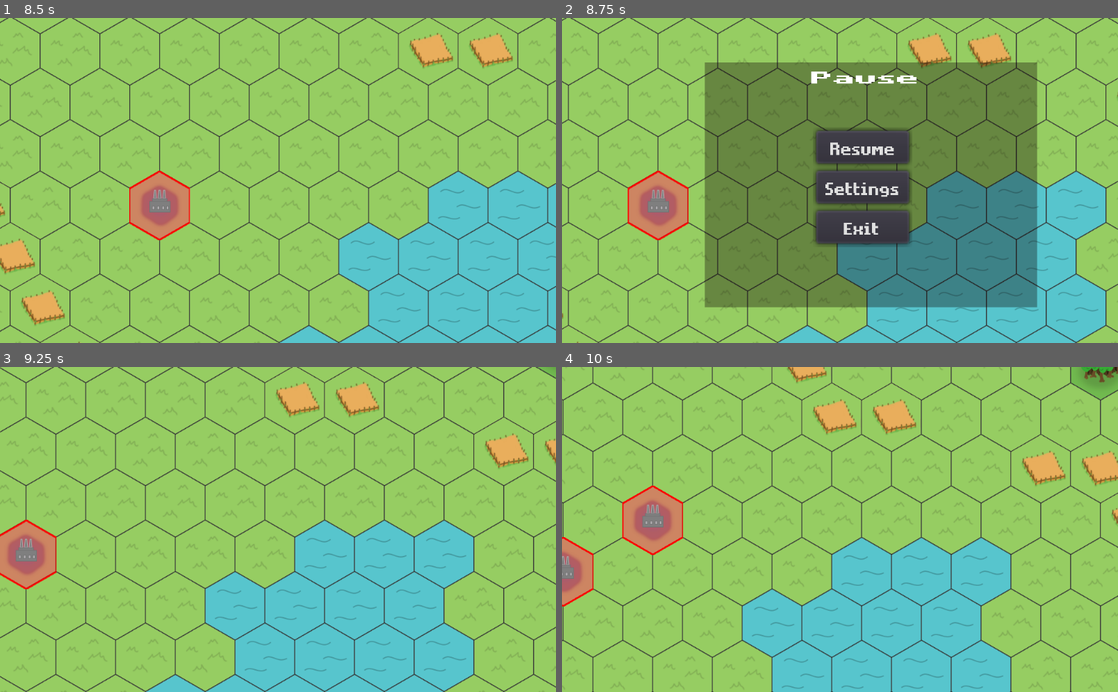
Above: before the commit, frames 1-4 (two rows, left to right).
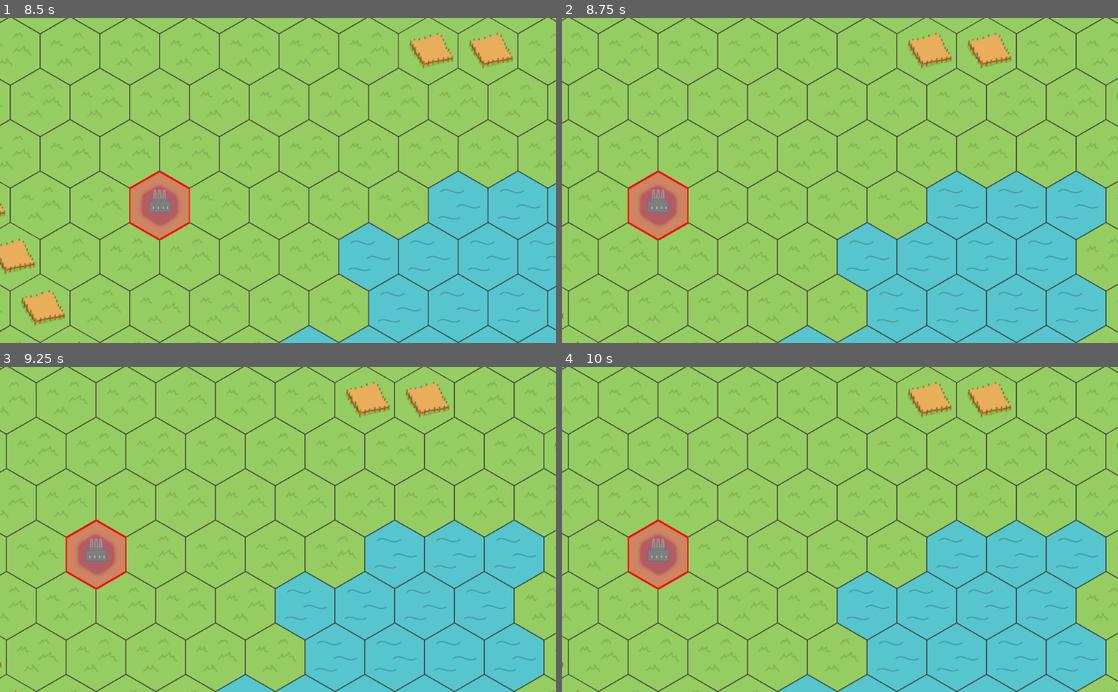
Above: after the commit, the same moments.

Repository: MichaelRRyan/green-industries
Game: Godot game, scene res://scenes/main_menu.tscn
Same seed, same stepped clock (60 frames per second), same inputs: the game is played once before the commit and once after it.
Inputs (mouse positions are in pixels of both pictures, inside the frame that each line leads up to):
- Up to frame 1 (8.5 s): click "Settings" at 0.5 s; click "Back" at 1.25 s; click "Play" at 2 s; click (300, 304) at 2.77 s; type "12" at 2.85 s; click "Join" at 3.5 s; click "Solo" at 4.25 s; tap Enter at 5 s; move the mouse to (400, 164) at 5.02 s; hold Right mouse button (place_power_plant) 5.03-5.75 s; click (400, 164) at 5.17 s; tap Shift (open, bound only after the commit) at 5.3, 6.8, 8.3 s; tap Space at 5.75 s; drag from (166, 196) to (250, 245) at 5.77 s; move the mouse to (333, 109) at 6.52 s; hold S (camera_down) 6.53-7.25 s; click (333, 109) at 6.67 s; drag from (250, 245) to (111, 131) at 7.27 s; move the mouse to (444, 229) at 8.02 s; hold D (camera_right) from 8.03 s (still down); click (444, 229) at 8.17 s
- Up to frame 2 (8.75 s): keep holding D (camera_right); tap Escape (paused) at 8.65 s
- Up to frame 3 (9.25 s): release D (camera_right) at 8.75 s; click (300, 497) at 8.75 s, where only the run before the commit has a clickable "Resume"
- Up to frame 4 (10 s): drag from (673, 480) to (756, 448) at 9.52 s

Frame 1 is identical in both runs. In frame 2, 45% of the frame differs, in the area x 25-86%, y 13-90%; in frame 3, 28%; in frame 4, 33%.

Commit message:
[RWM] Feat [QZ-30] pollution (#29)
* f

* ds

* MICHEAL HELP

* task 1 done

* more added

* all tasks done

* RWM task done

* [QZ-49] [rwm] task done

* test done

* s

* there

* sob

* sob2

* fixed ^^

Diff:
--- a/project.godot
+++ b/project.godot
@@ -53,6 +53,7 @@
 Network="*res://scripts/Server.gd"
 Utility="*res://scripts/utility.gd"
 TerrainData="*res://scripts/terrain_data.gd"
+Pollution="*res://scripts/pollution.gd"
 
 [editor_plugins]
 
@@ -160,6 +161,17 @@
 "events": [ Object(InputEventMouseButton,"resource_local_to_scene":false,"resource_name":"","device":0,"alt":false,"shi …(212 unchanged characters)…
  ]
 }
+pollution_level={
+"deadzone": 0.51,
+"events": [ Object(InputEventKey,"resource_local_to_scene":false,"resource_name":"","device":0,"alt":false,"shift":false,"control":false,"meta":false,"command":false,"pressed":false,"scancode":0,"physical_scancode":80,"unicode":0,"echo":false,"script":null)
+, Object(InputEventMouseButton,"resource_local_to_scene":false,"resource_name":"","device":0,"alt":false,"shift":false,"control":false,"meta":false,"command":false,"button_mask":0,"position":Vector2( 0, 0 ),"global_position":Vector2( 0, 0 ),"factor":1.0,"button_index":3,"pressed":false,"doubleclick":false,"script":null)
+ ]
+}
+open={
+"deadzone": 0.5,
+"events": [ Object(InputEventKey,"resource_local_to_scene":false,"resource_name":"","device":0,"alt":false,"shift":false,"control":false,"meta":false,"command":false,"pressed":false,"scancode":0,"physical_scancode":16777237,"unicode":0,"echo":false,"script":null)
+ ]
+}
 select_4={
 "deadzone": 0.5,
 "events": [ Object(InputEventKey,"resource_local_to_scene":false,"resource_name":"","device":0,"alt":false,"shift":false,"control":false,"meta":false,"command":false,"pressed":false,"scancode":52,"physical_scancode":0,"unicode":0,"echo":false,"script":null)
--- /dev/null
+++ b/scenes/Pollution.tscn
@@ -0,0 +1,195 @@
+[gd_scene load_steps=8 format=2]
+
+[ext_resource path="res://scripts/pollution.gd" type="Script" id=1]
+[ext_resource path="res://assets/font/matchup_pro.ttf" type="DynamicFontData" id=2]
+[ext_resource path="res://scripts/poll_average.gd" type="Script" id=3]
+
+[sub_resource type="DynamicFont" id=1]
+size = 100
+font_data = ExtResource( 2 )
+
+[sub_resource type="DynamicFont" id=2]
+size = 32
+font_data = ExtResource( 2 )
+
+[sub_resource type="DynamicFont" id=4]
+size = 32
+font_data = ExtResource( 2 )
+
+[sub_resource type="DynamicFont" id=3]
+size = 48
+font_data = ExtResource( 2 )
+
+[node name="Pollution" type="Control"]
+margin_left = -29.0
+margin_top = 8.0
+margin_right = -29.0
+margin_bottom = 8.0
+script = ExtResource( 1 )
+__meta__ = {
+"_edit_use_anchors_": false
+}
+
+[node name="back" type="Control" parent="."]
+margin_left = 327.0
+margin_top = 382.0
+margin_right = 367.0
+margin_bottom = 422.0
+script = ExtResource( 3 )
+__meta__ = {
+"_edit_use_anchors_": false
+}
+
+[node name="background" type="ColorRect" parent="back"]
+margin_left = -23.047
+margin_top = -311.342
+margin_right = 16.953
+margin_bottom = -271.342
+rect_scale = Vector2( 15.2952, 11.295 )
+color = Color( 1, 0.121569, 0.121569, 1 )
+__meta__ = {
+"_edit_use_anchors_": false
+}
+
+[node name="Label" type="Label" parent="back"]
+margin_left = 117.0
+margin_top = -309.0
+margin_right = 449.0
+margin_bottom = -229.0
+custom_fonts/font = SubResource( 1 )
+text = "Pollution"
+__meta__ = {
+"_edit_use_anchors_": false
+}
+
+[node name="tp" type="Label" parent="back"]
+margin_left = -1.0
+margin_top = -199.0
+margin_right = 175.0
+margin_bottom = -173.0
+custom_fonts/font = SubResource( 2 )
+text = "Tree_Pollution:"
+__meta__ = {
+"_edit_use_anchors_": false
+}
+
+[node name="tp2" type="Label" parent="back/tp"]
+margin_left = 181.0
+margin_top = 1.0
+margin_right = 221.0
+margin_bottom = 27.0
+custom_fonts/font = SubResource( 4 )
+text = "0"
+__meta__ = {
+"_edit_use_anchors_": false
+}
+
+[node name="PollutionTime" type="Timer" parent="back"]
+
+[node name="wp" type="Label" parent="back"]
+margin_left = 1.0
+margin_top = -165.0
+margin_right = 189.0
+margin_bottom = -139.0
+custom_fonts/font = SubResource( 2 )
+text = "Water_Pollution:"
+__meta__ = {
+"_edit_use_anchors_": false
+}
+
+[node name="wp2" type="Label" parent="back/wp"]
+margin_left = 190.0
+margin_top = 2.0
+margin_right = 230.0
+margin_bottom = 28.0
+custom_fonts/font = SubResource( 4 )
+text = "0%"
+__meta__ = {
+"_edit_use_anchors_": false
+}
+
+[node name="mp" type="Label" parent="back"]
+margin_left = -1.0
+margin_top = -129.0
+margin_right = 213.0
+margin_bottom = -103.0
+custom_fonts/font = SubResource( 2 )
+text = "Moutain_Pollution:"
+__meta__ = {
+"_edit_use_anchors_": false
+}
+
+[node name="mp2" type="Label" parent="back/mp"]
+margin_left = 216.0
+margin_top = 3.0
+margin_right = 256.0
+margin_bottom = 29.0
+custom_fonts/font = SubResource( 4 )
+text = "0%"
+__meta__ = {
+"_edit_use_anchors_": false
+}
+
+[node name="gp" type="Label" parent="back"]
+margin_left = -1.0
+margin_top = -95.0
+margin_right = 185.0
+margin_bottom = -69.0
+custom_fonts/font = SubResource( 2 )
+text = "Grass_Pollution:"
+__meta__ = {
+"_edit_use_anchors_": false
+}
+
+[node name="gp2" type="Label" parent="back/gp"]
+margin_left = 190.0
+margin_top = 2.0
+margin_right = 230.0
+margin_bottom = 28.0
+custom_fonts/font = SubResource( 4 )
+text = "0%"
+__meta__ = {
+"_edit_use_anchors_": false
+}
+
+[node name="op" type="Label" parent="back"]
+margin_right = 273.0
+margin_bottom = 38.0
+custom_fonts/font = SubResource( 3 )
+text = "Total_Pollution:"
+__meta__ = {
+"_edit_use_anchors_": false
+}
+
+[node name="pre" type="Label" parent="back/op"]
+margin_left = 287.0
+margin_top = 3.0
+margin_right = 463.0
+margin_bottom = 41.0
+custom_fonts/font = SubResource( 3 )
+text = " 0"
+__meta__ = {
+"_edit_use_anchors_": false
+}
+
+[node name="carbon" type="Label" parent="back"]
+margin_left = -2.0
+margin_top = -64.0
+margin_right = 186.0
+margin_bottom = -38.0
+custom_fonts/font = SubResource( 2 )
+text = "Carbon:"
+__meta__ = {
+"_edit_use_anchors_": false
+}
+
+[node name="c" type="Label" parent="back/carbon"]
+margin_left = 92.0
+margin_top = 1.0
+margin_right = 132.0
+margin_bottom = 27.0
+custom_fonts/font = SubResource( 4 )
+text = "0%"
+__meta__ = {
+"_edit_use_anchors_": false
+}
--- a/scenes/gameplay.tscn
+++ b/scenes/gameplay.tscn
@@ -8,6 +8,7 @@
 [ext_resource path="res://scenes/player_data.tscn" type="PackedScene" id=6]
 [ext_resource path="res://scripts/player_data_manager.gd" type="Script" id=7]
 [ext_resource path="res://scenes/tools/buy_tool.tscn" type="PackedScene" id=8]
+[ext_resource path="res://scenes/pollution_spreading.tscn" type="PackedScene" id=9]
 
 [node name="Gameplay" type="Node2D"]
 
@@ -33,6 +34,8 @@
 
 [node name="BuyTool" parent="Toolbelt" instance=ExtResource( 8 )]
 
+[node name="pollution_Spreading" parent="World/Terrain" instance=ExtResource( 9 )]
+
 [node name="Camera" parent="." instance=ExtResource( 5 )]
 limit_smoothed = false
 
--- a/scenes/pause_menu.tscn
+++ b/scenes/pause_menu.tscn
@@ -1,6 +1,7 @@
-[gd_scene load_steps=8 format=2]
+[gd_scene load_steps=9 format=2]
 
 [ext_resource path="res://scripts/pause_menu.gd" type="Script" id=1]
+[ext_resource path="res://scenes/pollution.tscn" type="PackedScene" id=2]
 [ext_resource path="res://assets/font/matchup_pro.ttf" type="DynamicFontData" id=3]
 [ext_resource path="res://scenes/settings_panel.tscn" type="PackedScene" id=4]
 
@@ -18,15 +19,23 @@
 
 [node name="PauseMenu" type="Control"]
 pause_mode = 2
-visible = false
-margin_right = 40.0
+margin_left = 4.0
+margin_right = 44.0
 margin_bottom = 40.0
 script = ExtResource( 1 )
 __meta__ = {
 "_edit_use_anchors_": false
 }
 
-[node name="OverLay" type="ColorRect" parent="."]
+[node name="Pause" type="Control" parent="."]
+visible = false
+margin_right = 40.0
+margin_bottom = 40.0
+__meta__ = {
+"_edit_use_anchors_": false
+}
+
+[node name="OverLay" type="ColorRect" parent="Pause"]
 margin_left = 262.953
 margin_top = 81.6577
 margin_right = 302.953
@@ -37,7 +46,7 @@
 "_edit_use_anchors_": false
 }
 
-[node name="ViewportContainer" type="ViewportContainer" parent="."]
+[node name="ViewportContainer" type="ViewportContainer" parent="Pause"]
 margin_left = 440.502
 margin_top = 48.4512
 margin_right = 480.502
@@ -47,11 +56,11 @@
 "_edit_use_anchors_": false
 }
 
-[node name="CenterContainer" type="CenterContainer" parent="ViewportContainer"]
+[node name="CenterContainer" type="CenterContainer" parent="Pause/ViewportContainer"]
 margin_right = 40.0
 margin_bottom = 40.0
 
-[node name="Label" type="Label" parent="ViewportContainer/CenterContainer"]
+[node name="Label" type="Label" parent="Pause/ViewportContainer/CenterContainer"]
 margin_left = 3.0
 margin_top = 13.0
 margin_right = 37.0
@@ -59,18 +68,18 @@
 custom_fonts/font = SubResource( 1 )
 text = "Pause"
 
-[node name="Buttons" type="VBoxContainer" parent="."]
-margin_left = 467.502
-margin_top = 207.877
-margin_right = 527.502
-margin_bottom = 272.877
+[node name="Buttons" type="VBoxContainer" parent="Pause"]
+margin_left = 463.0
+margin_top = 181.0
+margin_right = 528.0
+margin_bottom = 269.0
 rect_scale = Vector2( 2.8569, 3.2061 )
 __meta__ = {
 "_edit_use_anchors_": false
 }
 
-[node name="Play" type="Button" parent="Buttons"]
-margin_right = 60.0
+[node name="Play" type="Button" parent="Pause/Buttons"]
+margin_right = 65.0
 margin_bottom = 19.0
 custom_fonts/font = SubResource( 2 )
 text = "Resume"
@@ -78,9 +87,9 @@
 "_edit_use_anchors_": false
 }
 
-[node name="Options" type="Button" parent="Buttons"]
+[node name="Options" type="Button" parent="Pause/Buttons"]
 margin_top = 23.0
-margin_right = 60.0
+margin_right = 65.0
 margin_bottom = 42.0
 custom_fonts/font = SubResource( 3 )
 text = "Settings"
@@ -88,10 +97,20 @@
 "_edit_use_anchors_": false
 }
 
-[node name="Exit" type="Button" parent="Buttons"]
+[node name="Pollution" type="Button" parent="Pause/Buttons"]
 margin_top = 46.0
-margin_right = 60.0
+margin_right = 65.0
 margin_bottom = 65.0
+custom_fonts/font = SubResource( 3 )
+text = "Pollution"
+__meta__ = {
+"_edit_use_anchors_": false
+}
+
+[node name="Exit" type="Button" parent="Pause/Buttons"]
+margin_top = 69.0
+margin_right = 65.0
+margin_bottom = 88.0
 custom_fonts/font = SubResource( 4 )
 text = "Exit"
 __meta__ = {
@@ -113,7 +132,28 @@
 "_edit_use_anchors_": false
 }
 
-[connection signal="pressed" from="Buttons/Play" to="." method="_on_Play_pressed"]
-[connection signal="pressed" from="Buttons/Options" to="." method="_on_Options_pressed"]
-[connection signal="pressed" from="Buttons/Exit" to="." method="_on_Exit_pressed"]
+[node name="Pollution" parent="." instance=ExtResource( 2 )]
+visible = false
+margin_left = -39.0
+margin_top = 10.0
+margin_right = -39.0
+margin_bottom = 10.0
+
+[node name="Exit" type="Button" parent="Pollution"]
+margin_left = 312.0
+margin_top = 474.0
+margin_right = 372.0
+margin_bottom = 493.0
+rect_scale = Vector2( 1.8906, 1.95906 )
+custom_fonts/font = SubResource( 4 )
+text = "Back"
+__meta__ = {
+"_edit_use_anchors_": false
+}
+
+[connection signal="pressed" from="Pause/Buttons/Play" to="." method="_on_Play_pressed"]
+[connection signal="pressed" from="Pause/Buttons/Options" to="." method="_on_Options_pressed"]
+[connection signal="pressed" from="Pause/Buttons/Pollution" to="." method="_on_Pollution_pressed"]
+[connection signal="pressed" from="Pause/Buttons/Exit" to="." method="_on_Exit_pressed"]
 [connection signal="pressed" from="Settings/Exit" to="Settings" method="_on_Exit_pressed"]
+[connection signal="pressed" from="Pollution/Exit" to="." method="_on_pollution_Exit_pressed"]
--- /dev/null
+++ b/scenes/pollution_Spreading.tscn
@@ -0,0 +1,10 @@
+[gd_scene load_steps=2 format=2]
+
+[ext_resource path="res://scripts/pollution_Spreading.gd" type="Script" id=1]
+
+[node name="pollution_spreading" type="Node2D"]
+script = ExtResource( 1 )
+
+[node name="Timer" type="Timer" parent="."]
+
+[connection signal="timeout" from="Timer" to="." method="_on_Timer_timeout"]
--- a/scenes/world_generator.tscn
+++ b/scenes/world_generator.tscn
@@ -5,7 +5,7 @@
 [node name="WorldGenerator" type="Node2D"]
 script = ExtResource( 1 )
 octaves = 2
-period = 64
+period = 64.0
 lacunarity = 2.0
 persistence = 0.75
 randomize_seed = true
--- a/scripts/buildings/harvester.gd
+++ b/scripts/buildings/harvester.gd
@@ -48,4 +48,4 @@
 							break
 
 
-# ------------------------------------------------------------------------------
+# ------------------------------------------------------------------------------+
--- a/scripts/factory.gd
+++ b/scripts/factory.gd
@@ -46,6 +46,11 @@
 	if event.is_action_pressed("upgrade_factory") and respond_to_input:
 		self.on_click(true)
 
+func _process(delta):
+	 if has_power_text.text == "powered":
+			Pollution.carbon += 0.01 * delta
+			Pollution.get_carbon(Pollution.carbon)
+
 
 func _on_Factory_mouse_entered():
 	sprite.set_modulate(mouse_over)
--- a/scripts/pause_menu.gd
+++ b/scripts/pause_menu.gd
@@ -14,9 +14,19 @@
 
 
 func _on_Options_pressed():
-	$Settings.visible = true
+	$Settings.show()
 
 
 func _on_Play_pressed():
 	get_tree().paused = false
 	hide()
+
+
+
+func _on_Pollution_pressed():
+	$Pollution.show()
+
+
+func _on_pollution_Exit_pressed():
+	show()
+	$Pollution.hide()
--- /dev/null
+++ b/scripts/poll_average.gd
@@ -0,0 +1,36 @@
+extends Control
+
+
+func update_carbon_label():
+	$carbon/c.text = str(Pollution.carbon)
+
+
+func update_tree_pollution_label():
+	var sum = Pollution.tree_pollution/ Pollution.td
+	var s = sum/100.0
+	$tp/tp2.text = str(s)
+
+
+func update_water_pollution_label():
+	$wp/wp2.text = str(Pollution.water_pollution)
+
+
+func update_mountain_pollution_label():
+	$mp/mp2.text = str(Pollution.mountain_pollution)
+
+
+func update_grass_pollution_label():
+	$gp/gp2.text = str(Pollution.grass_pollution)
+
+
+func overall():
+	var sum = Pollution.total()
+	$op/pre.text = str(sum)
+
+
+func _physics_process(_delta):
+	update_tree_pollution_label()
+	update_grass_pollution_label()
+	update_carbon_label()
+	update_mountain_pollution_label()
+	update_water_pollution_label()
--- /dev/null
+++ b/scripts/pollution.gd
@@ -0,0 +1,48 @@
+extends Control
+var count_g = 0
+var count_t = 0
+var count_w = 0
+var count_s = 0
+var health=0
+var grass_pollution = 0
+var wd = 0
+var gd = 0
+var fd = 0
+var tree_pollution = 0.0
+var water_pollution = 0.0
+var mountain_pollution = 0.0
+var md=0 #mountain decpation
+var carbon = 0.0 # from all the factories and coal powerplants, more of them present the higher it gets
+var factory_amount = 0#add this to factory
+var pd = 0 #pollution deciptation? (down poll)
+var td = 0 # tree deciptation(amount of tree tiles ^^)
+var overall_pollution
+const MAX_POLLUTION = 10.0 #end state
+var pollut=false
+var gone = false
+
+
+func set_carbon(var carbons):
+	carbon = carbons
+
+func set_tree_pollution(var trees): #tree
+	tree_pollution = trees
+
+func set_grass_pollution(var grass): #grass
+	grass_pollution = grass
+
+func set_water_pollution(var water):
+	water_pollution = water
+
+
+func set_mountain_pollution(var stone):
+	mountain_pollution = stone
+
+
+func total():
+	var sum=grass_pollution+tree_pollution+carbon+water_pollution+mountain_pollution #(amount polluted overall)
+	var overall=5 #atm
+	var average=sum/overall
+	var v = average/100.0
+	#print(average)
+	return v
--- /dev/null
+++ b/scripts/pollution_Spreading.gd
@@ -0,0 +1,125 @@
+extends Node2D
+
+
+onready var tile_map
+var _pollute_pos = Vector2.ZERO
+var active_pollution = false
+var pollut_dict = {health = 9} # pollution tile
+var polluted_dict = {health = 9} # for the harvasted tile ^^
+var neighbours  = []
+
+
+func _ready():
+	$Timer.start(2)
+
+
+func polluted_dict(cell : Vector2)->Pollution:
+	_pollute_pos = cell
+	return _pollute_pos
+
+
+func get_tile_map(t_map:TileMap) ->void:
+	tile_map=t_map
+
+
+func pollute_cell(cell : Vector2) -> void:
+	var type = tile_map.get_cellv(cell)
+	if type == Tile.Type.DIRT:
+		already_polluted(cell)
+
+	if type == Tile.Type.FOREST:
+		forest_pollute(cell)
+
+	if type == Tile.Type.GRASS:
+		grass_pollute(cell)
+
+	if type == Tile.Type.WATER:
+		water_pollute(cell)
+
+	if type == Tile.Type.STONE:
+		stone_pollute(cell)
+
+
+func already_polluted(cell : Vector2) -> void:
+	spreading()
+
+
+func forest_pollute(cell : Vector2) -> void:
+		Pollution.count_t += 1
+		pollut_dict.health -= 1
+		var rde = Pollution.count_t
+		print("TREE_COUNT ",rde)
+		if Pollution.count_t >= 10: #max pollution
+				tile_map.set_cellv(cell, Tile.Type.DIRT)
+				Pollution.tree_pollution += 1
+				Pollution.get_tree_pollution(Pollution.tree_pollution)
+				Pollution.count_t = 0
+
+				_pollute_pos = cell
+				spreading()
+				print(" tree polluted")
+
+
+func grass_pollute(cell : Vector2) -> void:
+		Pollution.count_g += 1
+		pollut_dict.health-=1
+		var gres = Pollution.count_g
+		print(gres)
+		if Pollution.count_g >= 10:
+				tile_map.set_cellv(cell, Tile.Type.DIRT)
+				Pollution.count_g = 0
+				Pollution.grass_pollution+=1
+				Pollution.get_grass_pollution(Pollution.grass_pollution)
+
+				_pollute_pos = cell
+				spreading()
+				print(" grass polluted")
+
+
+func stone_pollute(cell : Vector2) -> void:
+	Pollution.count_s += 1
+	pollut_dict.health-=1
+	var gres = Pollution.count_s
+	print(gres)
+	if Pollution.count_s >= 10:
+		tile_map.set_cellv(cell, Tile.Type.DIRT)
+		Pollution.count_s = 0
+		Pollution.mountain_pollution+=1
+		Pollution.get_mountain_pollution( Pollution.mountain_pollution)#TEDDY
+		_pollute_pos = cell
+		spreading()
+		print(" stone polluted")
+
+
+func water_pollute(cell : Vector2) -> void:
+	Pollution.count_w += 1
+	pollut_dict.health-=1
+	var gres = Pollution.count_w
+	print(gres)
+	if Pollution.count_w >= 10:
+		tile_map.set_cellv(cell, Tile.Type.DIRT)
+		Pollution.count_w = 0
+		Pollution.water_pollution+=1
+		Pollution.get_water_pollution(Pollution.water_pollution)
+		_pollute_pos = cell
+		spreading()
+		print(" water polluted")
+
+
+func get_active_pollution(var pollution):
+	active_pollution = pollution
+
+# to activtate the pollution spreading
+func spreading():
+	_on_Timer_timeout()
+
+
+func _on_Timer_timeout():
+	print(pollut_dict)
+	if pollut_dict.health == 5 or polluted_dict.health == 5:
+		neighbours = Utility.get_neighbours(_pollute_pos)
+		var random_neightbour = neighbours[randi() % neighbours.size()]
+		print(random_neightbour)
+		pollute_cell(random_neightbour)
+		if  pollut_dict.health <= 0:
+				pollut_dict.health = 9
--- a/scripts/terrain.gd
+++ b/scripts/terrain.gd
@@ -1,26 +1,23 @@
 extends Node2D
-tool
+
 
 var tile_size : Vector2  = Vector2.ZERO
-
+var l=10
+var test = 0
 onready var tile_map : TileMap = $TileMap
 onready var factory_prefab = preload("res://scenes/factory.tscn")
 onready var factory_pattern = preload("res://scenes/factory_pattern.tscn").instance()
 onready var resources = 100
-
 var offset : Vector2 = Vector2(56, 64)
-var damage_dict = {}
-
+var damage_dict = {health = 9}
 var _wood_resource = null
 var _minerals_resource = null
-
 
 # ------------------------------------------------------------------------------
 # Will be used to allow for more empty tiles to be added later (e.g. dirt).
 func is_tile_empty(tile : Vector2) -> bool:
 	var type = tile_map.get_cellv(tile)
 	return type == Tile.Type.GRASS
-
 
 # ------------------------------------------------------------------------------
 # This method will later be extended to account for the hexagonal shape.
@@ -76,10 +73,10 @@
 		_minerals_resource = resource_manager.get_resource_type_by_name("minerals")
 
 	tile_size = offset * 2.0 # TEMP
-
 	for x in range($WorldGenerator.map.size()):
 		for y in range($WorldGenerator.map[x].size()):
 			tile_map.set_cell(x, y, $WorldGenerator.map[x][y])
+			$pollution_Spreading.get_tile_map(tile_map)
 
 # ------------------------------------------------------------------------------
 remote func _damage_cell(cell : Vector2, remote_call: bool = false) -> void:
@@ -91,14 +88,25 @@
 			health = 9,
 			label = Label.new(),
 		}
+
 		var tile_data = damage_dict[cell]
+		$pollution_Spreading.polluted_dict(cell)#gets what cell is currently being harvasted
 		add_child(tile_data.label)
 		tile_data.label.rect_position = tile_map.map_to_world(cell) + offset
 		tile_data.label.text = str(tile_data.health)
 	else:
 		var tile_data = damage_dict[cell]
 		tile_data.health -= 1
+		#to get the harvasted tiles health, and if it is 5 start polluting ^^
+		$pollution_Spreading.polluted_dict.health = tile_data.health
+		l=tile_data.health
 		tile_data.label.text = str(tile_data.health)
+		if tile_data.health == 5:
+			#starts pollution ^^----------------------
+			$pollution_Spreading.pollute_cell(cell)
+			$pollution_Spreading.active_pollution = true
+			$pollution_Spreading.get_active_pollution($pollution_Spreading.active_pollution)
+
 		if tile_data.health == 0:
 			tile_map.set_cellv(cell, Tile.Type.GRASS)
 			_remove_damage_info(cell)
@@ -144,6 +152,3 @@
 	var tile_clicked: Vector2 = tile_map.world_to_map(position)
 	var tile = tile_map.get_cellv(tile_clicked)
 	return tile
-
-
-# ------------------------------------------------------------------------------
--- a/scripts/tile_random_generation.gd
+++ b/scripts/tile_random_generation.gd
@@ -1,5 +1,5 @@
 extends Node
-tool
+
 var map = [[]]
 const WIDTH = 100
 const HEIGHT = 100
@@ -72,17 +72,28 @@
 	for x in WIDTH:
 		for y in HEIGHT:
 			map[x][y] = get_tile_index(open_simplex_noise.get_noise_2d(float(x), float(y)))
+	print("Forests = ",Pollution.td)
+	print("Grass = ",Pollution.gd)
+	print("Stones/Mountains = ",Pollution.md)
+	print("Lakes = ",Pollution.wd)
+	print("Farms = ",Pollution.fd)
 
 
 func get_tile_index(noise_sample):
 	if noise_sample < -0.4:
+		Pollution.wd += 1
 		return Tile.Type.WATER
 	if noise_sample < -0.1:
+		Pollution.gd += 1
 		return Tile.Type.GRASS
 	if noise_sample < 0.0:
+		Pollution.fd += 1
 		return Tile.Type.FARM
 	if noise_sample < 0.15:
+		Pollution.gd += 1
 		return Tile.Type.GRASS
 	if noise_sample < 0.5:
+		Pollution.td += 1
 		return Tile.Type.FOREST
+	Pollution.md += 1
 	return Tile.Type.STONE
--- a/scripts/tile_types.gd
+++ b/scripts/tile_types.gd
@@ -2,7 +2,7 @@
 
 enum Type {
 	NONE = -1,
-	EMPTY = 0,
+	DIRT = 0,
 	GRASS = 1,
 	WATER = 2,
 	STONE = 3,
@@ -12,4 +12,6 @@
 	LUMBERJACK = 7,
 	MINE = 8,
 	POWER_PLANT = 9,
+	DEAD_FOREST = 10,
+
 }
--- a/scripts/utility.gd
+++ b/scripts/utility.gd
@@ -35,6 +35,7 @@
 func get_neighbours(cell : Vector2) -> Array:
 	var neighbours = []
 
+
 	if int(cell.y) % 2 == 0: # If even.
 		neighbours.append(Vector2(cell.x - 1, cell.y - 1)) # Top left
 		neighbours.append(Vector2(cell.x, cell.y - 1)) # Top right
@@ -50,7 +51,5 @@
 		neighbours.append(Vector2(cell.x, cell.y + 1)) # Bottom left
 		neighbours.append(Vector2(cell.x - 1, cell.y)) # Middle left
 
+
 	return neighbours
-
-
-# ------------------------------------------------------------------------------
--- a/tests/test_buy_tool.gd
+++ b/tests/test_buy_tool.gd
@@ -47,7 +47,7 @@
 		_terrain.set_cellv(neighbour, Tile.Type.GRASS)
 
 	_buy_tool._inventory.set_money(29000)
-
+	_buy_tool.owner_dict.clear()
 func test_tile_bought() ->void:
 
 
--- /dev/null
+++ b/tests/test_pollution_spreading.gd
@@ -0,0 +1,55 @@
+extends "res://addons/gut/test.gd"
+
+
+
+const TERRAIN_NAME : String = "Terrain"
+const POLLUTION_NAME : String = "Polution_spreading"
+
+const TEST_CELL = Vector2(5, 5)
+
+var GameplayScene = preload("res://scenes/gameplay.tscn")
+
+var _gameplay = null
+var _terrain = null
+
+
+func before_all():
+	# Checks the gameplay scene isn't null and then adds it as a child.
+	assert_not_null(GameplayScene)
+	_gameplay = GameplayScene.instance()
+	add_child(_gameplay)
+
+	# Finds a child node with the terrain name and ensures it's not null.
+	_terrain = find_node(TERRAIN_NAME, true, false)
+	assert_not_null(_terrain)
+
+func before_each() -> void:
+	# Sets the tile type to empty so we can place a building.
+	_terrain.set_cellv(TEST_CELL, Tile.Type.DIRT)
+
+	# Sets all neighbour cells to grass.
+	for neighbour in Utility.get_neighbours(TEST_CELL):
+		_terrain.set_cellv(neighbour, Tile.Type.GRASS)
+
+
+func after_all():
+	_gameplay.free()
+
+
+func test_pollution_spread():
+	var spread = find_node(POLLUTION_NAME, false, false)
+	#checks the neighbouring cells
+	var neighbours = Utility.get_neighbours(TEST_CELL)
+	assert_eq(neighbours.size(), 6)
+
+	for neighbour in neighbours:
+
+		# Sets a forest tile to the neighbour location.
+		_terrain.set_cellv(neighbour, Tile.Type.FOREST)
+
+		# Waits a little longer than the harvest time.
+		yield(yield_for(0.15), YIELD)
+
+		# Checks damage has been done and sets the tile back to grass.
+		#assert_true(spread.pollute_cell.has(neighbour))
+		_terrain.set_cellv(neighbour, Tile.Type.DIRT)
Not shown, changed: .gut_editor_config.json
Not shown, changed: .gut_editor_shortcuts.cfg
Not shown, changed: addons/gut/icon.png.import
Not shown, changed: assets/images/factory.png.import
Not shown, changed: assets/images/icon.png.import
Not shown, changed: assets/images/powerPlant.png.import
Binary file changed: assets/images/sprite_sheet.png
Not shown, changed: assets/images/sprite_sheet.png.import
Not shown: 1 places in scenes/gameplay.tscn that only renumber resources
